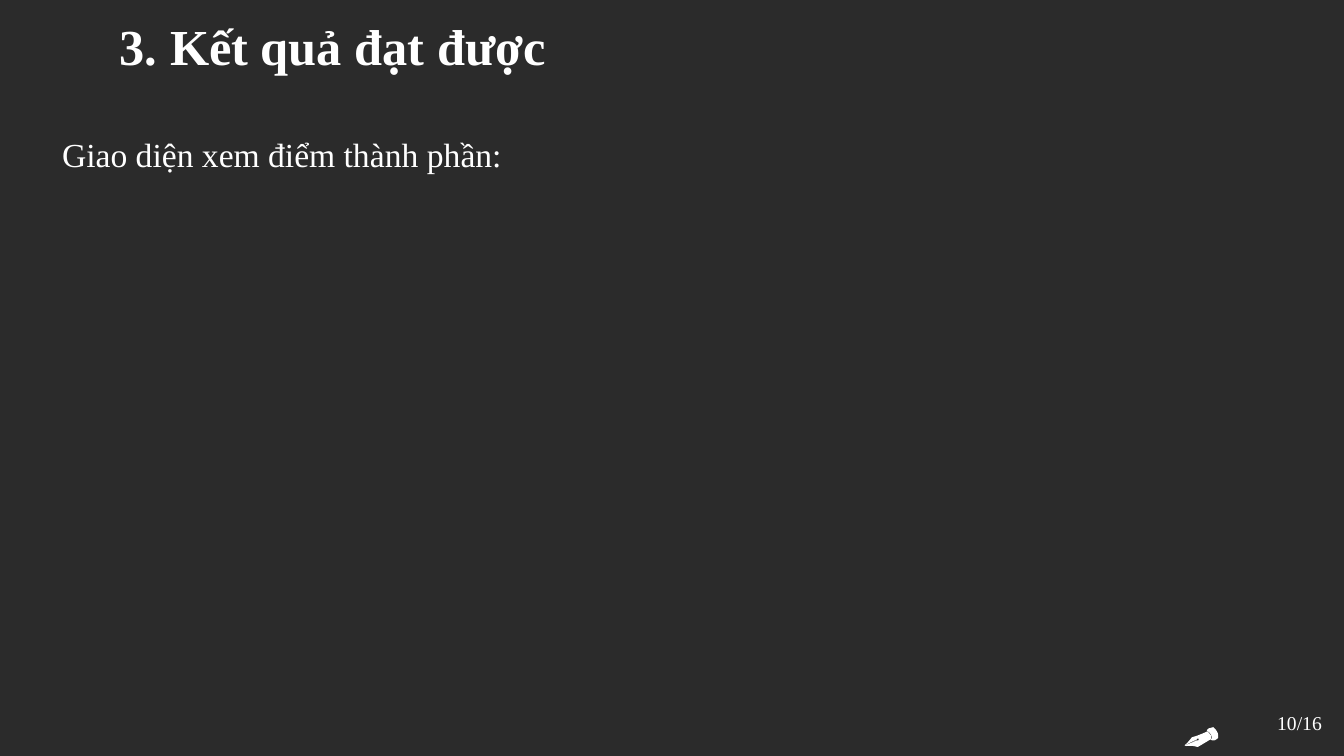
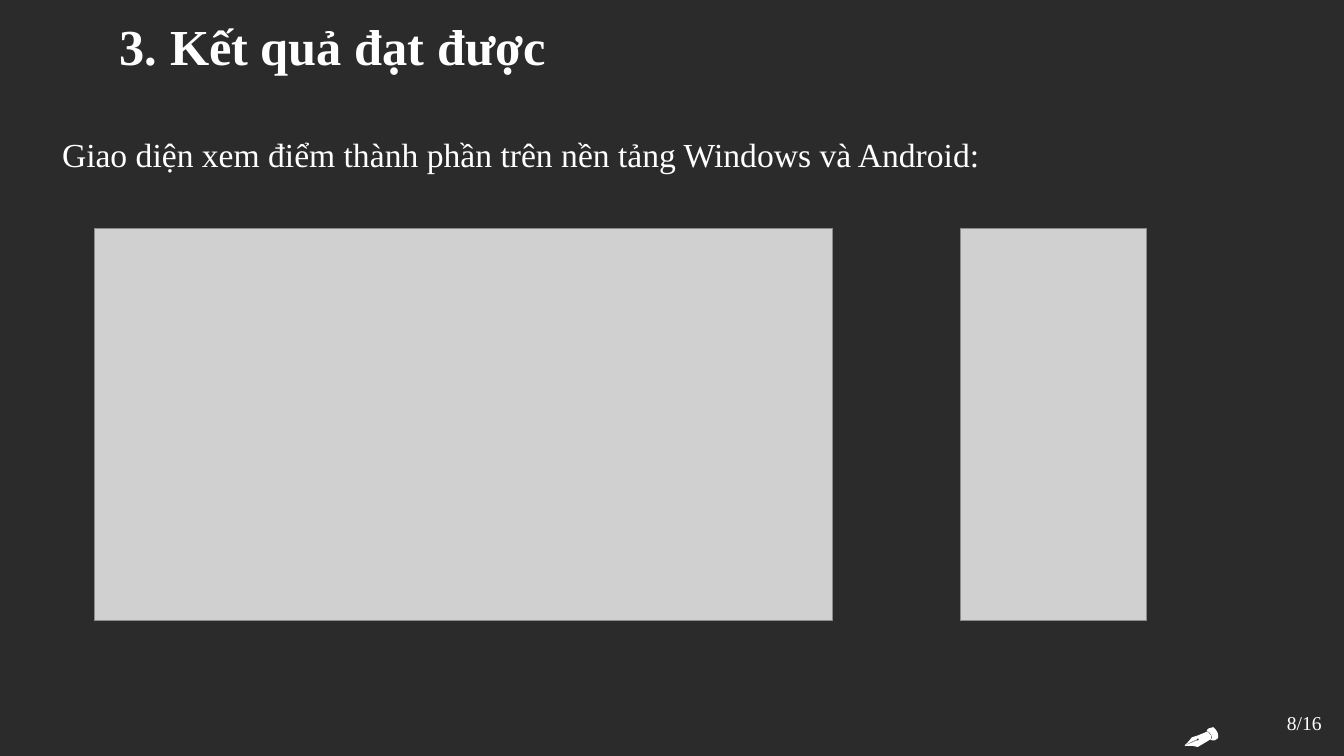
Before and after one commit to DoanVanQuan21/SchoolManagement, a slide deck: slide 8 of Datas/slides/DATN_DoanVanQuan_2020602342.pptx (slide 10 before the commit). Drawn at 1344x756 pixels with LibreOffice and Linux fonts; fonts in the diff are those of the drawing; grey boxes stand for pictures; background and template pictures are left out; a plain dark background stands for a picture behind light text. Boxes give left, top, right and bottom in pixels: in the first picture for what was removed or moved away, otherwise in the second. Text is boxed around its words. In the diff, an @@ line names an element or a change of style, - is before the commit and + after.

```diff
--- a/Datas/slides/DATN_DoanVanQuan_2020602342.pptx
+++ b/Datas/slides/DATN_DoanVanQuan_2020602342.pptx
@@ text at <box>62,142,979,174</box>: text changed @@
-Giao diện xem điểm thành phần:
+Giao diện xem điểm thành phần trên nền tảng Windows và Android:
@@ picture added at <box>94,228,832,620</box> @@
@@ picture added at <box>961,228,1146,621</box> @@
@@ page number at <box>1287,717,1322,730</box>: text changed @@
-10/16
+8/16
```
Also in this commit, not shown: 4 other slides changed, 2 slides removed, 6 other files.
